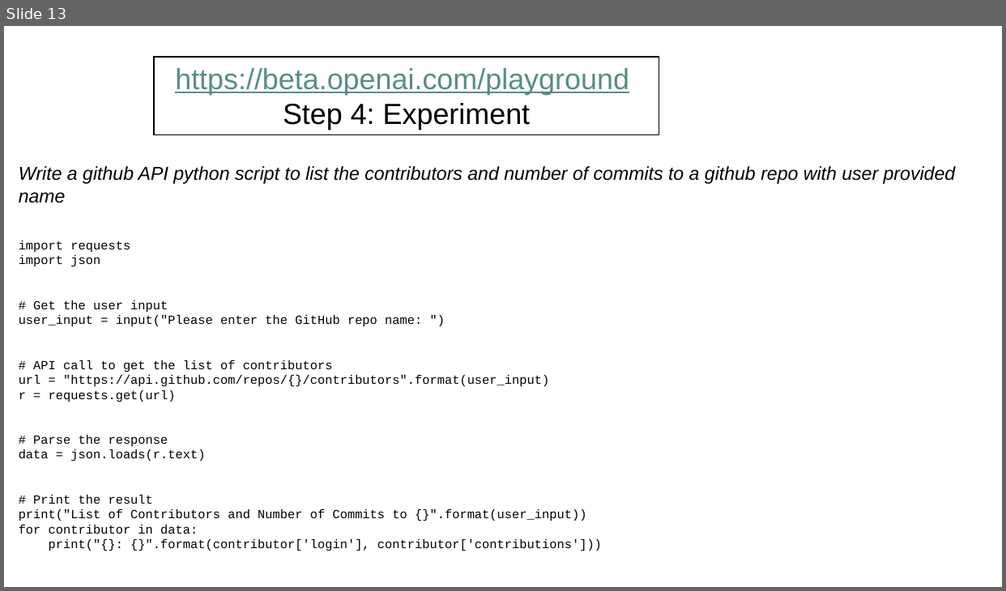
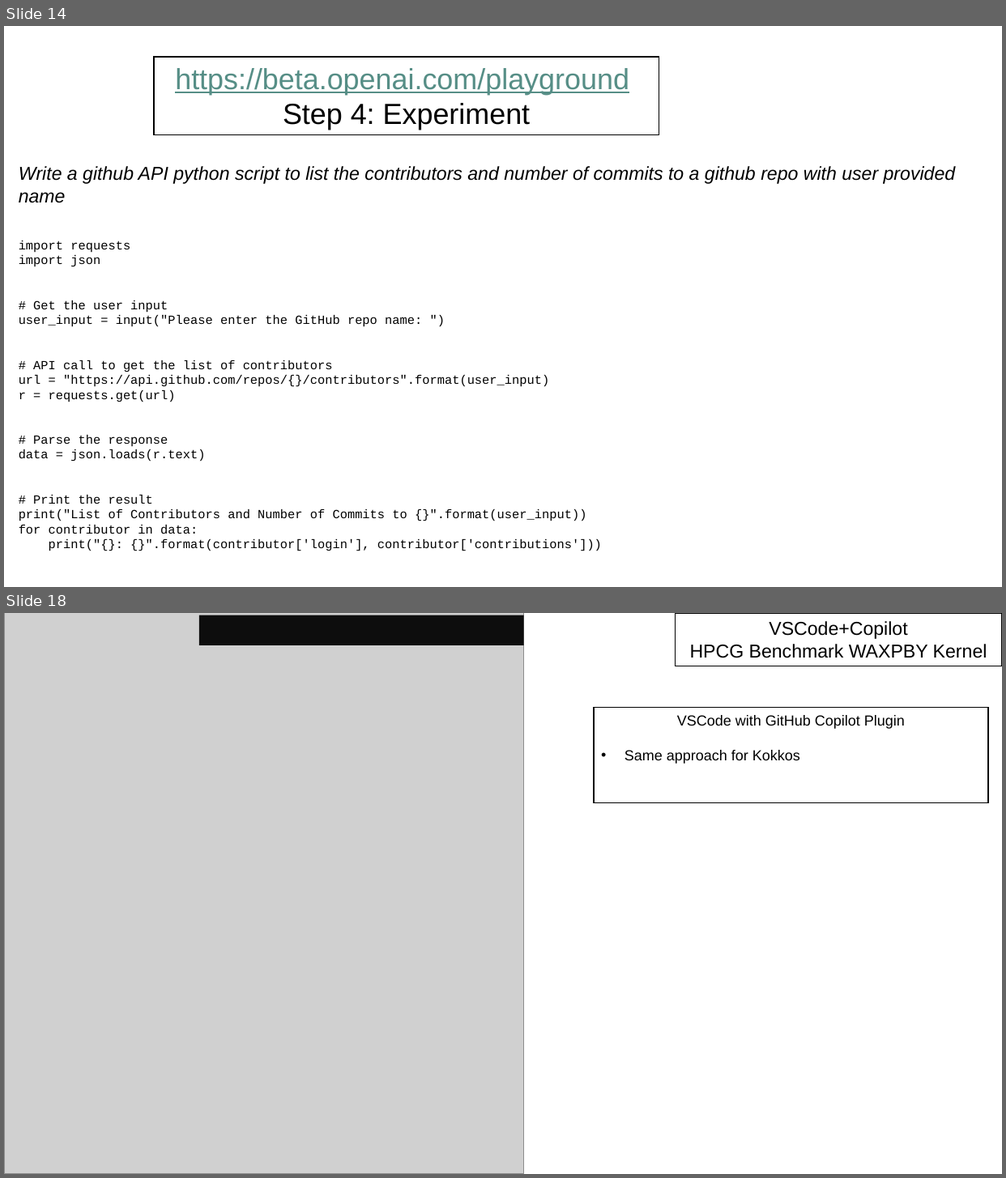
Before and after one commit to maherou/Teaching, a slide deck: files/CS373/GenerativeAITools/GenerativeAITools.pptx. Shown one above the other, each under a label of ours: slide 13 before the commit, slides 14 and 18 after it; the slides between them are not shown. The pictures are 1006x591 and 1006x1178 pixels, drawn with LibreOffice and Linux fonts; fonts in the diff are those of the drawing; grey boxes stand for pictures. Boxes give left, top, right and bottom in pixels: in the first picture for what was removed or moved away, otherwise in the second. Text is boxed around its words. In the diff, an @@ line names an element or a change of style, - is before the commit and + after.

```diff
--- a/files/CS373/GenerativeAITools/GenerativeAITools.pptx
+++ b/files/CS373/GenerativeAITools/GenerativeAITools.pptx
@@ slide 18 added at (4, 613, 1002, 1174), background #FFFFFF @@
@@ picture added at (4, 613, 524, 1174) @@
@@ rectangle added at (199, 615, 524, 645), fill #0D0D0D @@
@@ rectangle added at (675, 613, 1002, 666), fill #FFFFFF, outline #000000 1 pt, 18 pt, text #000000 @@
+VSCode+Copilot
+HPCG Benchmark WAXPBY Kernel
@@ rectangle added at (594, 707, 988, 803), fill #FFFFFF, outline #000000 1 pt, 14 pt, text #000000 @@
+VSCode with GitHub Copilot Plugin
+• Same approach for Kokkos
@@ what was slide 13 is now slide 14 @@
```
Also in this commit, not shown: 4 slides changed, 8 other slides added, 6 other files.
